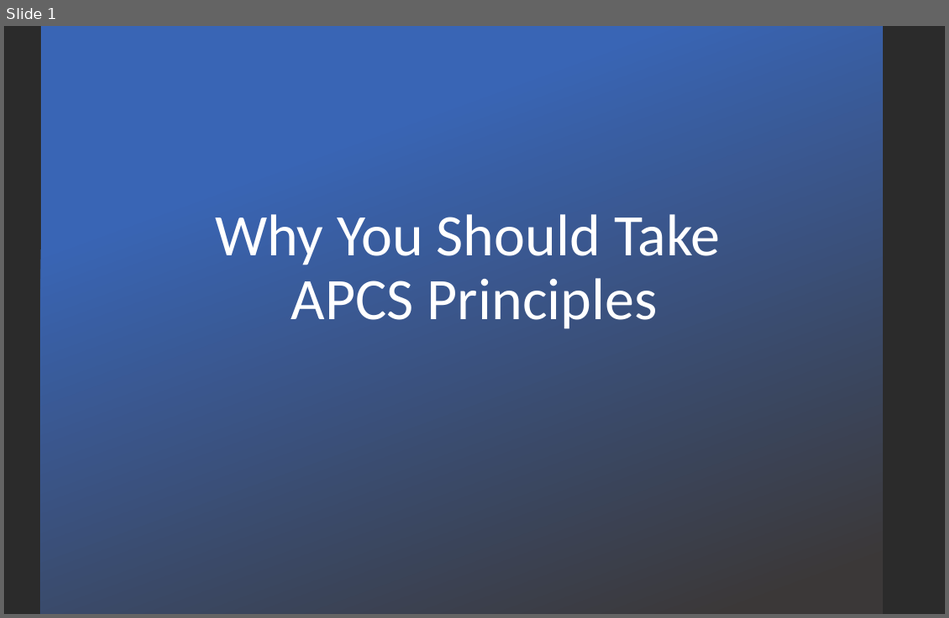
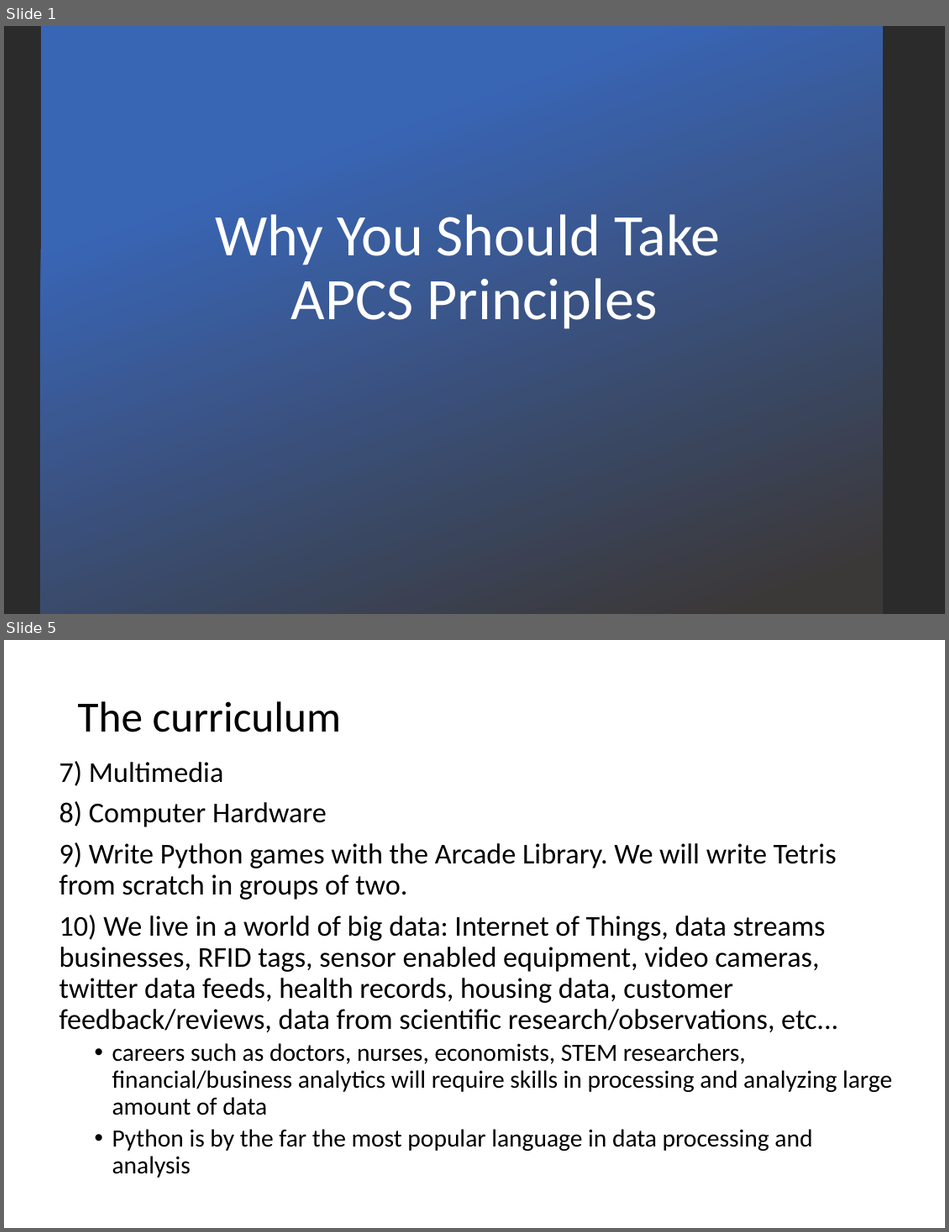
Before and after one commit to LongBaoNguyen/longbaonguyen.github.io, a slide deck: courses/apcsp/apcspwhy.pptx. Shown one above the other, each under a label of ours: slide 1 before the commit, slides 1 and 5 after it; the slides between them are not shown. The pictures are 949x618 and 949x1232 pixels, drawn with LibreOffice and Linux fonts; fonts in the diff are those of the drawing; background and template pictures are left out; a plain dark background stands for a picture behind light text. Boxes give left, top, right and bottom in pixels: in the first picture for what was removed or moved away, otherwise in the second. Text is boxed around its words. In the diff, an @@ line names an element or a change of style, - is before the commit and + after.

```diff
--- a/courses/apcsp/apcspwhy.pptx
+++ b/courses/apcsp/apcspwhy.pptx
@@ slide 5 added at [4,640,945,1228], background picture (left out) @@
@@ title added at [78,701,341,732], 33 pt, text #000000 @@
+The curriculum
@@ text added at [59,761,892,1178], 22 pt, text #000000 @@
+7) Multimedia
+8) Computer Hardware
+9) Write Python games with the Arcade Library. We will write Tetris from scratch in groups of two.
+10) We live in a world of big data: Internet of Things, data streams businesses, RFID tags, sensor enabled equipment, video cameras, twitter data feeds, health records, housing data, customer feedback/reviews, data from scientific research/observations, etc...
+  • careers such as doctors, nurses, economists, STEM researchers, financial/business analytics will require skills in processing and analyzing large amount of data
+  • Python is by the far the most popular language in data processing and analysis
```
Also in this commit, not shown: 1 slide changed, 2 other slides added, 10 other files.
